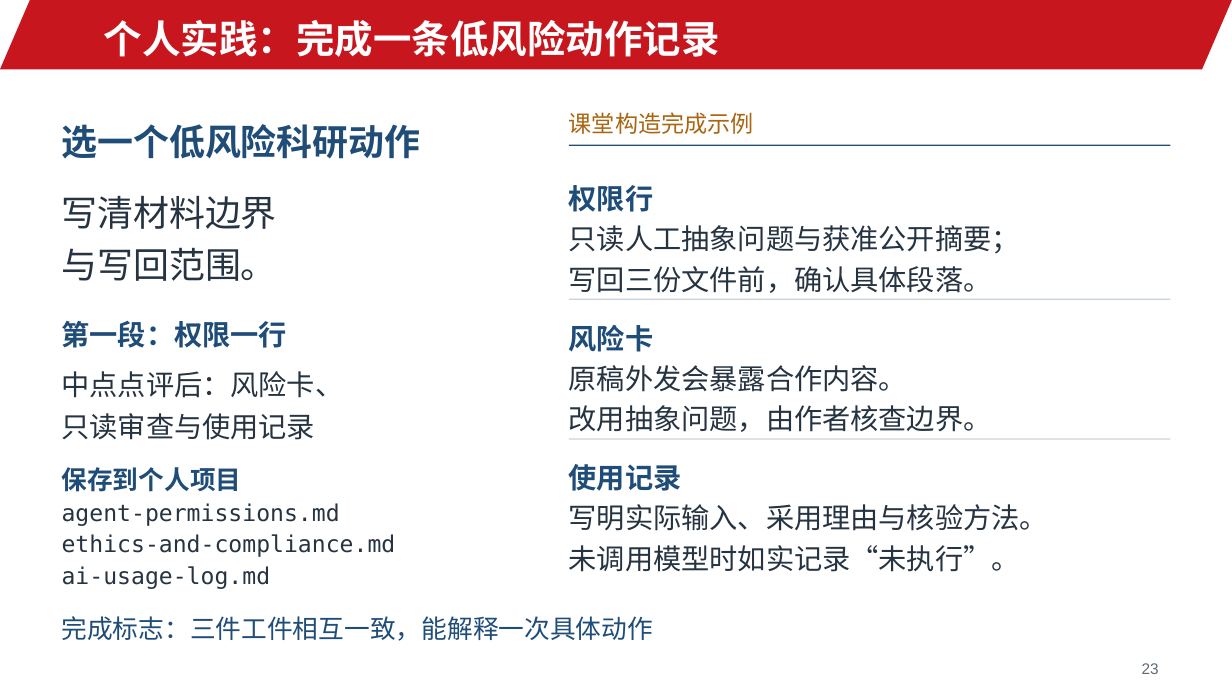
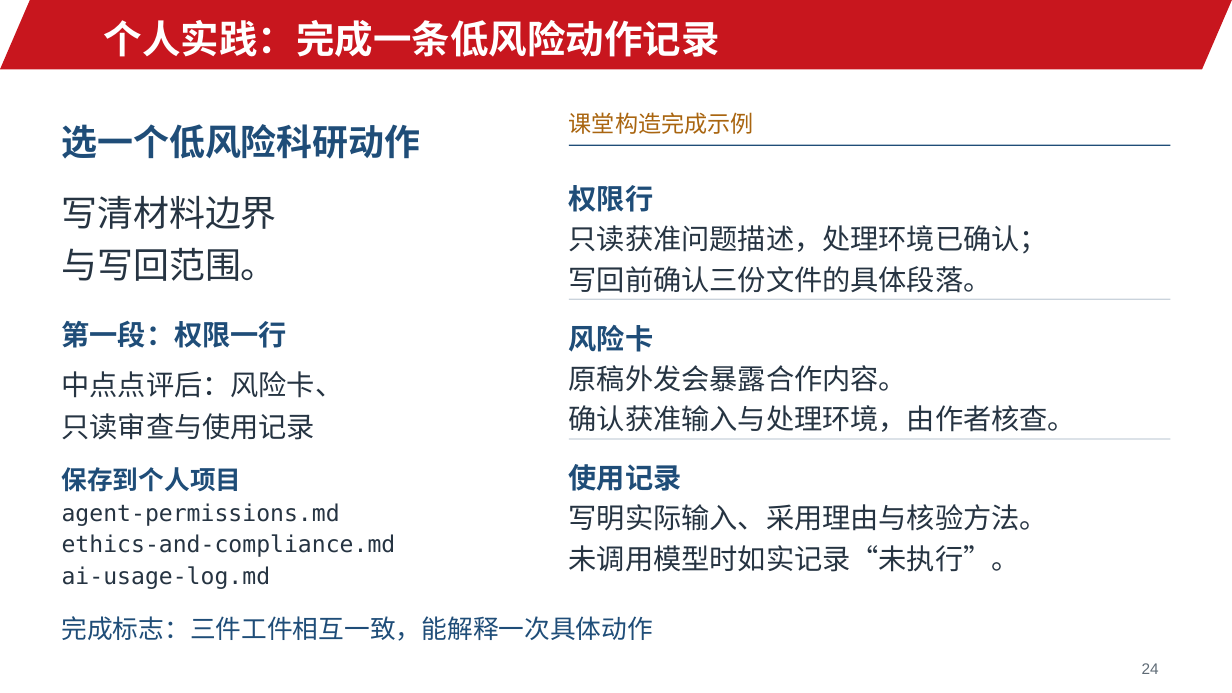
Before and after one commit to jinyh/ai4research, a slide deck: slide 24 of lessons/lesson-02/slides.pptx (slide 23 before the commit). Drawn at 1232x693 pixels with LibreOffice and Linux fonts; fonts in the diff are those of the drawing; background and template pictures are left out. Boxes give left, top, right and bottom in pixels: in the first picture for what was removed or moved away, otherwise in the second. Text is boxed around its words. In the diff, an @@ line names an element or a change of style, - is before the commit and + after.

```diff
--- a/lessons/lesson-02/slides.pptx
+++ b/lessons/lesson-02/slides.pptx
@@ text at box(569, 225, 1048, 293): text changed @@
-只读人工抽象问题与获准公开摘要；
-写回三份文件前，确认具体段落。
+只读获准问题描述，处理环境已确认；
+写回前确认三份文件的具体段落。
@@ text at box(569, 405, 1076, 432): text changed @@
-改用抽象问题，由作者核查边界。
+确认获准输入与处理环境，由作者核查。
@@ text at box(1142, 663, 1159, 674): text changed @@
-23
+24
```
Also in this commit, not shown: 23 other slides changed, 2 slides added, 1 slide removed, 8 other files.
